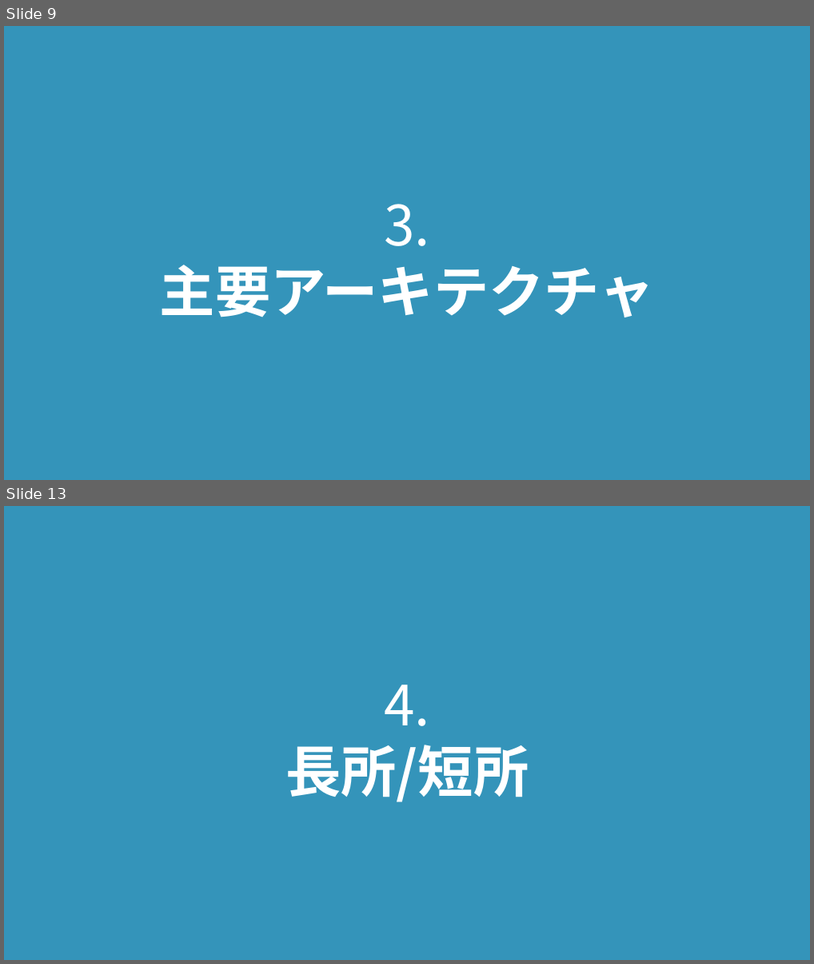
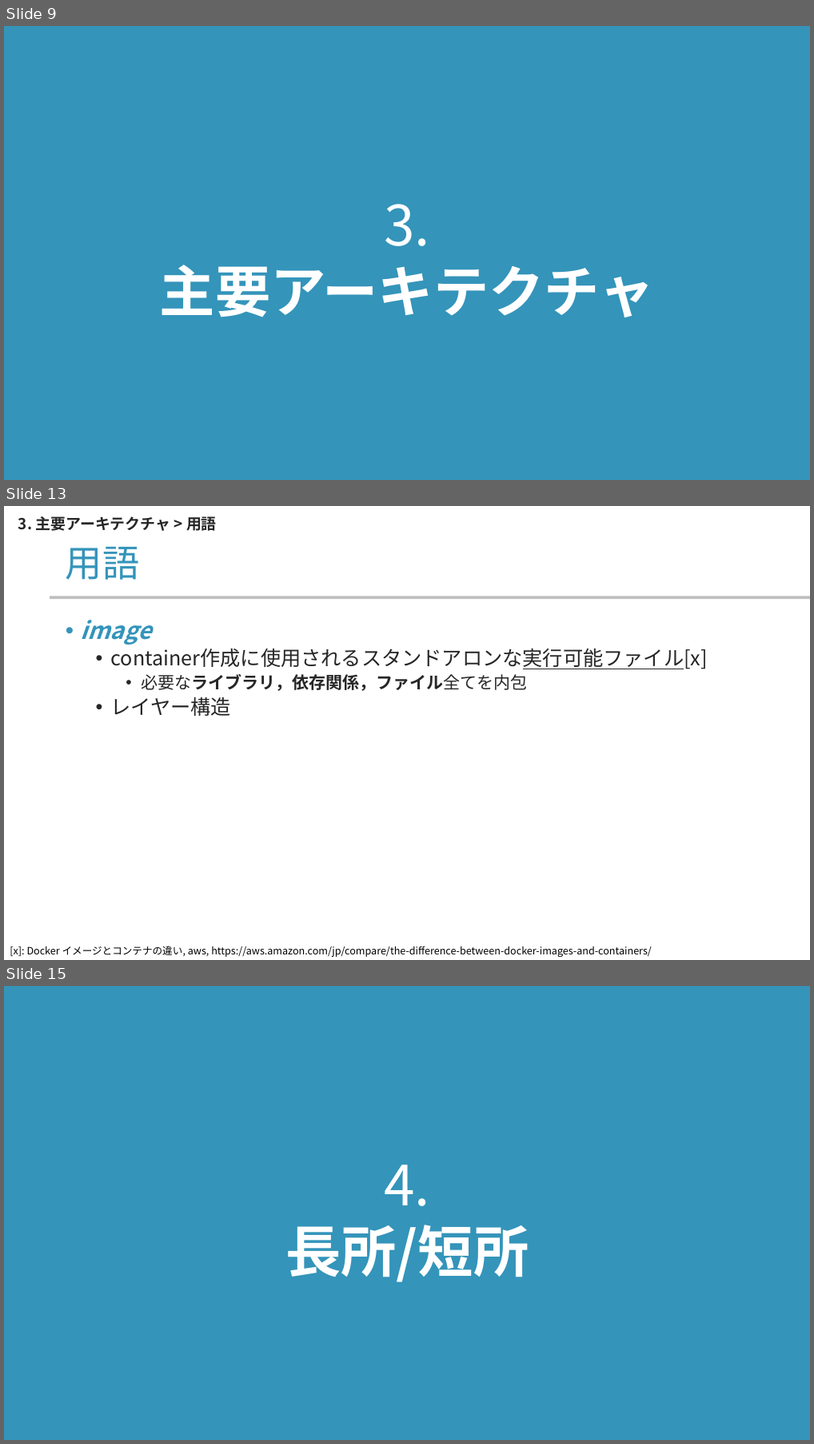
Before and after one commit to yamada-ai/java-prac, a slide deck: docker-container.pptx. Shown one above the other, each under a label of ours: slides 9 and 13 before the commit, slides 9, 13 and 15 after it; the slides between them are not shown. The pictures are 814x964 and 814x1444 pixels, drawn with LibreOffice and Linux fonts; fonts in the diff are those of the drawing; background and template pictures are left out. Boxes give left, top, right and bottom in pixels: in the first picture for what was removed or moved away, otherwise in the second. Text is boxed around its words. In the diff, an @@ line names an element or a change of style, - is before the commit and + after.

Commit message:
pptx docker v3

```diff
--- a/docker-container.pptx
+++ b/docker-container.pptx
@@ slide 13 added at (4, 506, 810, 960), background #FFFFFF @@
@@ text added at (18, 516, 217, 531), 18 pt, text #262626, bold @@
+3. 主要アーキテクチャ > 用語
@@ title added at (66, 547, 139, 580), 44 pt, text #3494BA @@
+用語
@@ rectangle added at (50, 596, 810, 599), fill #BFBFBF @@
@@ text added at (81, 620, 708, 716), 24 pt, text #262626 @@
+• image
+  • container作成に使用されるスタンドアロンな実行可能ファイル[x]
+    • 必要なライブラリ，依存関係，ファイル全てを内包
+  • レイヤー構造
@@ text added at (10, 945, 652, 956), 12 pt, text #000000 @@
+[x]: Docker イメージとコンテナの違い, aws, https://aws.amazon.com/jp/compare/the-difference-between-docker-images-and-containers/
@@ what was slide 13 is now slide 15 @@
```
Also in this commit, not shown: 5 slides changed, 1 other slide added.
